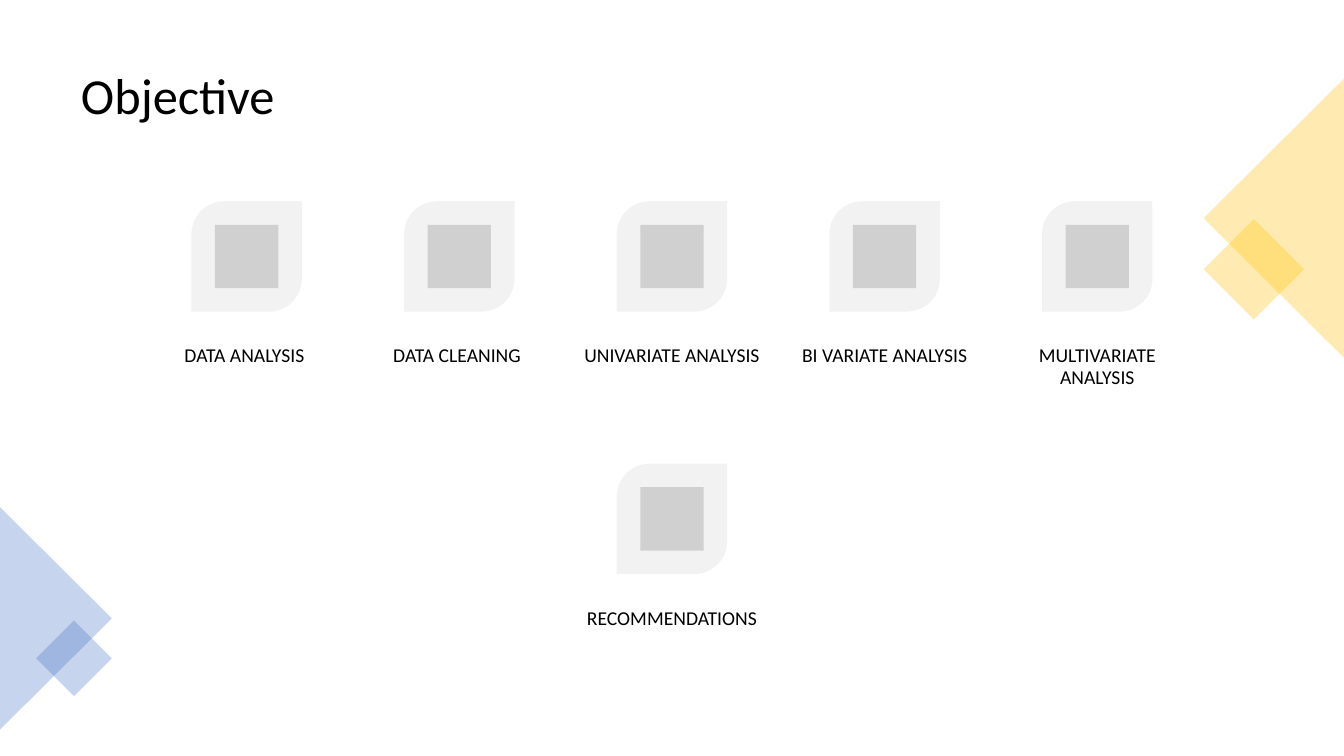
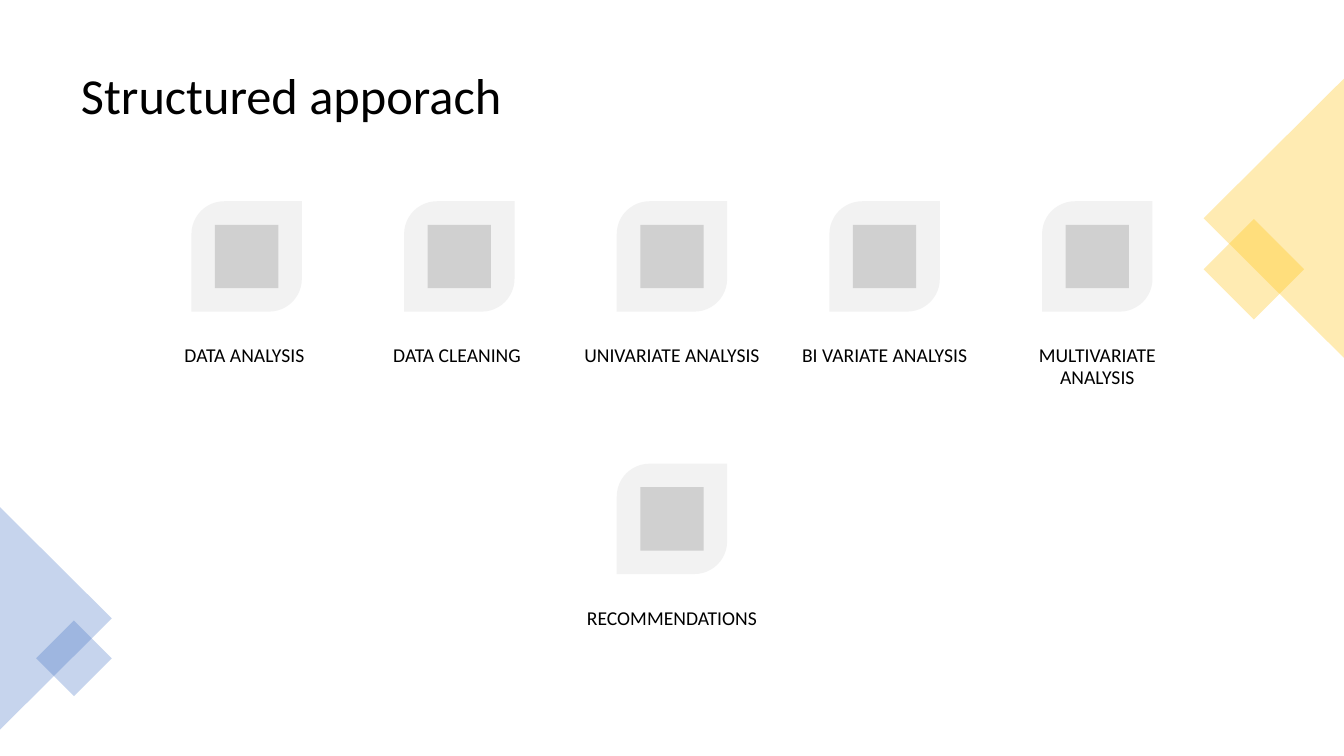
Before and after one commit to bharathsanjai/lending-club-case-study, a slide deck: slide 3 of lending-club-case-study.pptx (slide 2 before the commit). Drawn at 1344x756 pixels with LibreOffice and Linux fonts; fonts in the diff are those of the drawing; grey boxes stand for pictures. Boxes give left, top, right and bottom in pixels: in the first picture for what was removed or moved away, otherwise in the second. Text is boxed around its words. In the diff, an @@ line names an element or a change of style, - is before the commit and + after.

```diff
--- a/lending-club-case-study.pptx
+++ b/lending-club-case-study.pptx
@@ title at box(81, 79, 501, 122): text changed @@
-Objective
+Structured apporach
```
Also in this commit, not shown: 1 other slide changed, 8 slides added.
